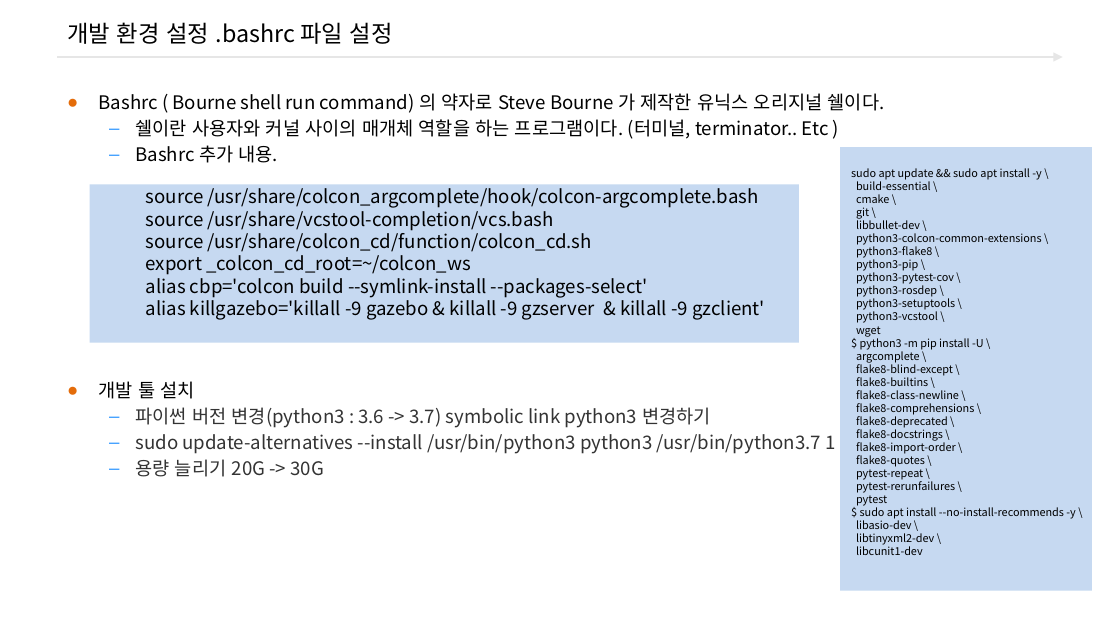
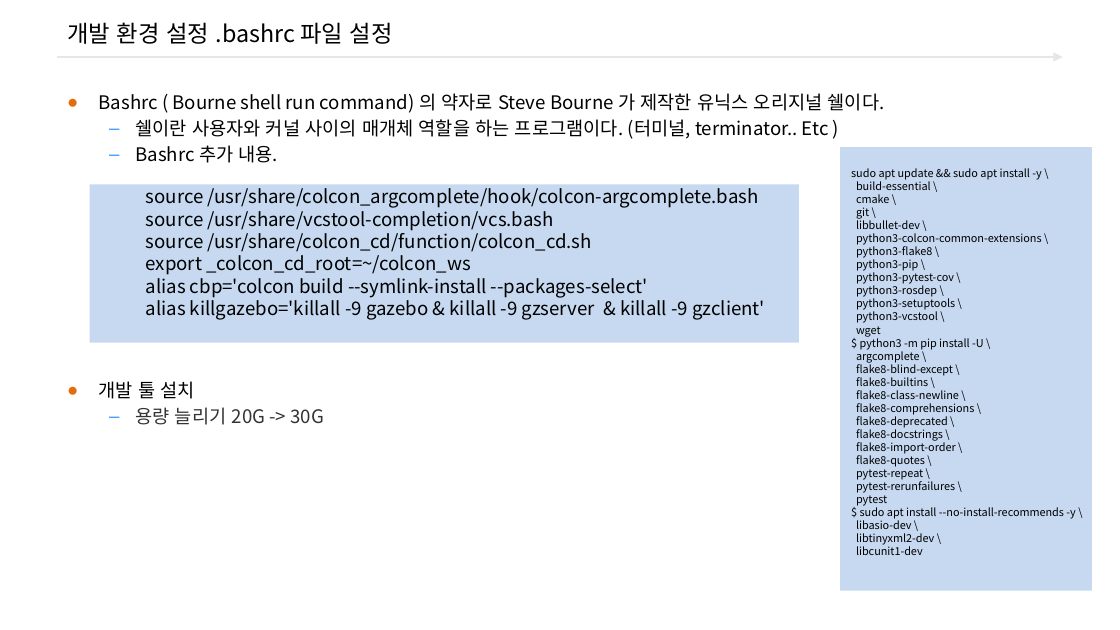
Before and after one commit to freshmea/ict_robot_dajung, a slide deck: slide 4 of pdf_ppt/3. ROS2/교안_ROS2 터틀봇_바인드소프트_2일차교욱.pptx. Drawn at 1120x630 pixels with LibreOffice and Linux fonts; fonts in the diff are those of the drawing; background and template pictures are left out. Boxes give left, top, right and bottom in pixels: in the first picture for what was removed or moved away, otherwise in the second. Text is boxed around its words. In the diff, an @@ line names an element or a change of style, - is before the commit and + after.

```diff
--- a/pdf_ppt/3. ROS2/교안_ROS2 터틀봇_바인드소프트_2일차교욱.pptx
+++ b/pdf_ppt/3. ROS2/교안_ROS2 터틀봇_바인드소프트_2일차교욱.pptx
@@ text at box(135, 407, 835, 454): paragraphs removed @@
-  – 파이썬 버전 변경(python3 : 3.6 -> 3.7) symbolic link python3 변경하기
-  – sudo update-alternatives --install /usr/bin/python3 python3 /usr/bin/python3.7 1
```
Also in this commit, not shown: 1 other slide changed, 1 other file.
